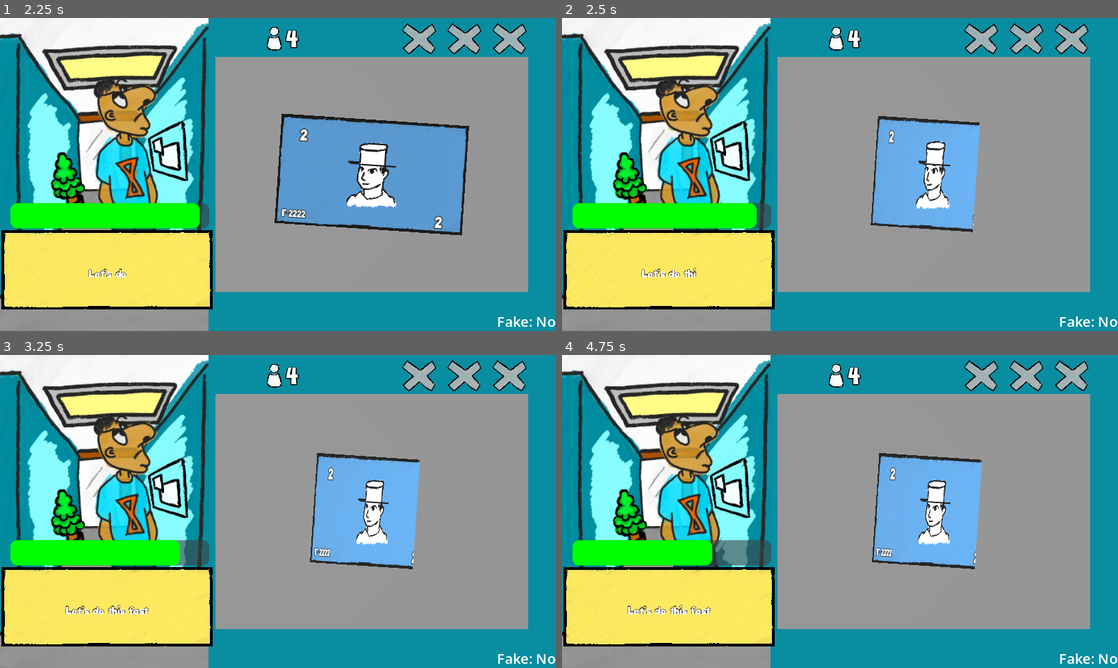
Above: before the commit, frames 1-4 (two rows, left to right).
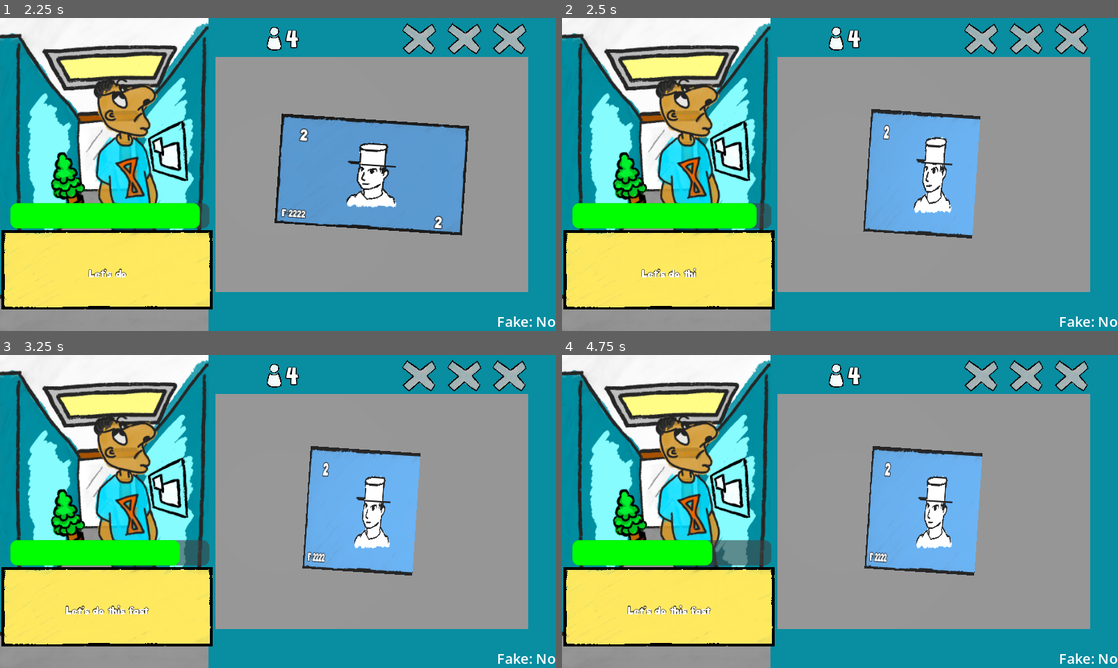
Above: after the commit, the same moments.

Repository: KaitoGameDev/brackeys-gj-2026-2
Game: Godot game, scene res://source/main.tscn
Two runs of this game, one before a commit and one after it. Both use one fixed random seed, a clock stepped at 60 frames per second and the inputs below.
Inputs (mouse positions are in pixels of both pictures, inside the frame that each line leads up to):
- Up to frame 1 (2.25 s): click "Start Day" at 0.5 s; move the mouse to (400, 158) at 1.27 s; click (400, 158) at 1.42 s; move the mouse to (166, 190) at 2.02 s; click (166, 190) at 2.17 s
- Up to frame 2 (2.5 s): no input
- Up to frame 3 (3.25 s): move the mouse to (333, 442) at 2.77 s; click (333, 442) at 2.92 s
- Up to frame 4 (4.75 s): move the mouse to (812, 574) at 3.52 s; click (812, 574) at 3.67 s; move the mouse to (1006, 558) at 4.27 s; click (1006, 558) at 4.42 s

Frame 1 is identical in both runs. In frame 2, 2.4% of the frame differs, in the area x 54-76%, y 29-71%; in frame 3, 2.5%; in frame 4, 2.5%.

Commit message:
fix: add bill spin game feel animation

Diff:
--- a/source/money_swipe/money_swipe_controller.gd
+++ b/source/money_swipe/money_swipe_controller.gd
@@ -30,6 +30,9 @@
 @export_group("Flip")
 @export var flip_duration: float = 0.4
 @export var flip_jump_height: float = 0.3
+@export var flip_bounce_scale: float = 0.12
+@export var flip_land_stretch: float = 0.03
+@export var flip_land_duration: float = 0.18
 @export var flip_trans: Tween.TransitionType = Tween.TRANS_QUAD
 @export var flip_ease: Tween.EaseType = Tween.EASE_IN_OUT
 
@@ -337,6 +340,7 @@
 	_is_flipping = true
 	var money := current_money as Money
 	var base_y := money.global_position.y
+	var base_scale := money.scale
 	var target_z := money.rotation.z + PI
 	var normalized_z := fposmod(target_z, TAU)
 	var showing_back := normalized_z > PI * 0.5 and normalized_z < PI * 1.5
@@ -357,9 +361,42 @@
 		1.0,
 		flip_duration
 	)
+
+	var total_scale_duration := flip_duration + flip_land_duration
+	tween.tween_method(
+		func(t: float) -> void:
+			if not is_instance_valid(money):
+				return
+			var elapsed := t * total_scale_duration
+			var face_scale := Vector2.ONE
+			if elapsed <= flip_duration:
+				var flip_t := elapsed / flip_duration
+				var air_scale := 1.0 + flip_bounce_scale * sin(flip_t * PI)
+				face_scale = Vector2(air_scale, air_scale)
+			else:
+				var land_t := (elapsed - flip_duration) / flip_land_duration
+				var land_scale := 1.0 + flip_land_stretch * sin(land_t * PI)
+				face_scale = Vector2(land_scale, land_scale)
+			_apply_bill_face_scale(money, base_scale, face_scale),
+		0.0,
+		1.0,
+		total_scale_duration
+	)
+
 	tween.finished.connect(func () -> void:
+		if is_instance_valid(money):
+			_apply_bill_face_scale(money, base_scale, Vector2.ONE)
 		_is_flipping = false
 	, CONNECT_ONE_SHOT)
+
+
+func _apply_bill_face_scale(money: Money, base_scale: Vector3, face_scale: Vector2) -> void:
+	# PlaneMesh default (FACE_Y): bill lies on X/Z; size.x -> X, size.y -> Z.
+	money.scale = Vector3(
+		base_scale.x * face_scale.x,
+		base_scale.y,
+		base_scale.z * face_scale.y
+	)
 
 
 func _slide_to(target: Node3D, on_finished: Callable = Callable()) -> void:
